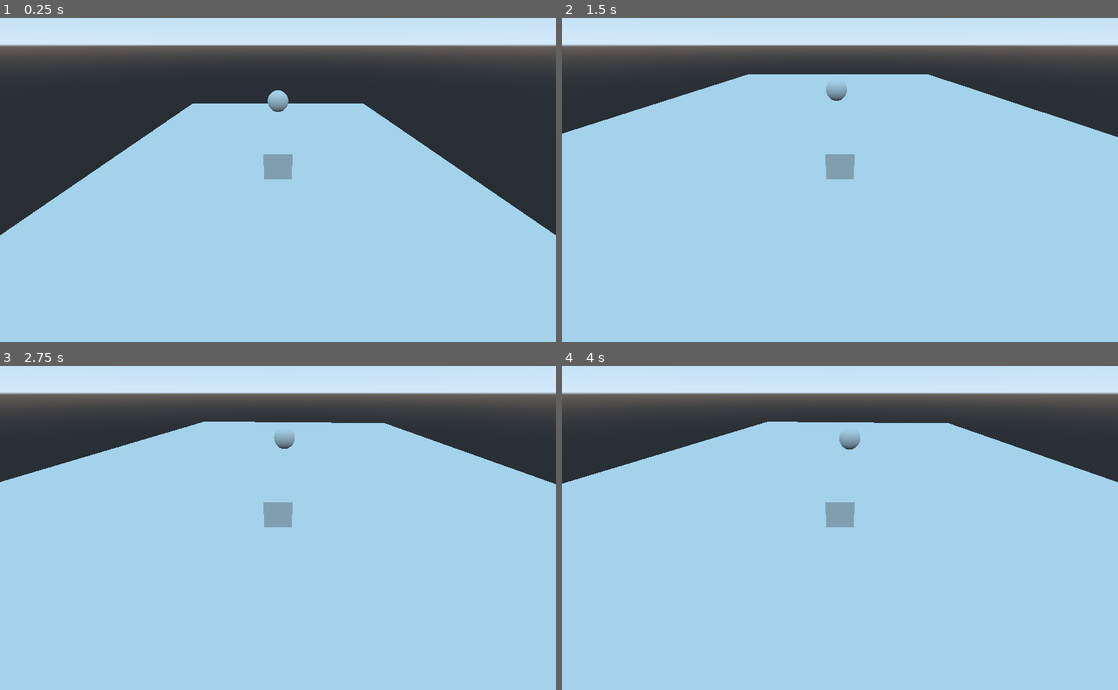
Above: before the commit, frames 1-4 (two rows, left to right).
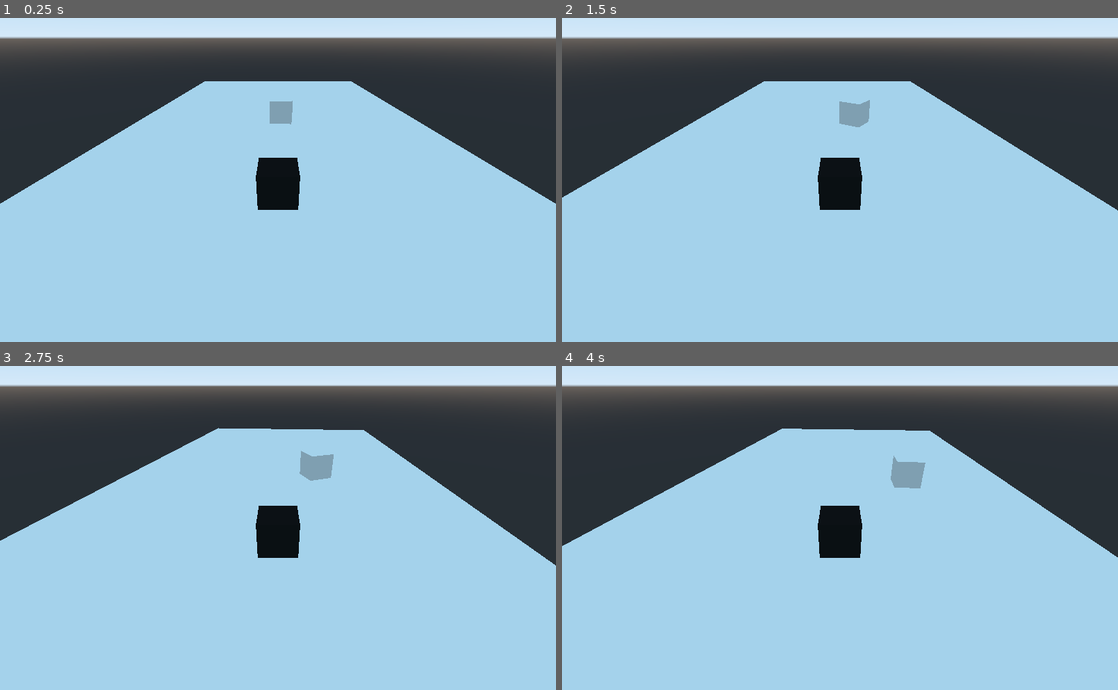
Above: after the commit, the same moments.

Repository: NoaheCampbell/GoDot-Experiments
Game: Godot game, scene res://game.tscn
Same seed, same stepped clock (60 frames per second), same inputs: the game is played once before the commit and once after it.
Inputs:
- Up to frame 1 (0.25 s): no input
- Up to frame 2 (1.5 s): tap Enter at 0.5 s; hold D 0.53-1.28 s; tap Q at 0.6 s; hold S from 1.28 s (still down); tap E at 1.35 s
- Up to frame 3 (2.75 s): release S at 2.03 s; hold D from 2.03 s (still down); tap Q at 2.1 s
- Up to frame 4 (4 s): release D at 2.78 s; hold W 2.78-3.53 s; tap E at 2.85 s; hold A from 3.53 s (still down); tap Q at 3.6 s

The runs differ from the first frame. In frame 1, 11% of the frame differs, in the area x 0-100%, y 5-67%; in frame 2, 15%; in frame 3, 15%, in the area x 0-100%, y 5-62%; in frame 4, 15%.

Commit message:
Enemy moves around(poorly) and has health
Added spawning for player and enemy, and both will die when health reaches 0. The enemy has rudimentary movement that is mostly rotating around currently

Diff:
--- a/CameraMovement.gd
+++ b/CameraMovement.gd
@@ -10,17 +10,12 @@
 var camera
 
 # Called when the node enters the scene tree for the first time.
-func _ready():
-	player = get_parent()
-	previous_player_rotation = Quat(player.global_transform.basis)
-	camera = player.get_node("Camera")
+# func _ready():
+# 	player = get_parent()
+# 	previous_player_rotation = Quat(player.global_transform.basis)
+# 	camera = player.get_node("Camera")
 
 
 # Called every frame. 'delta' is the elapsed time since the previous frame.
-# func _process(_delta):
-
-# 	var current_rotation = Quat(player.global_transform.basis)
-# 	if abs(current_rotation.x - previous_player_rotation.x) > 0.5 || abs(current_rotation.z - previous_player_rotation.z) > 0.5:
-# 		previous_player_rotation = current_rotation
-# 		camera.rotate_x(-current_rotation.x)
-# 		camera.rotate_z(-current_rotation.z)
+func _process(_delta):
+	pass
--- /dev/null
+++ b/EnemyCollision.gd
@@ -0,0 +1,51 @@
+extends RigidBody
+
+
+# Declare member variables here. Examples:
+# var a = 2
+# var b = "text"
+
+var health
+
+# Called when the node enters the scene tree for the first time.
+func _ready():
+	contact_monitor = true
+	set_max_contacts_reported(10)
+	health = 3
+
+
+# Called every frame. 'delta' is the elapsed time since the previous frame.
+#func _process(delta):
+#	pass
+
+
+func _on_Enemy_body_entered(body:Node):
+
+	if body.get_name() == "Player":
+		decrement_health()
+
+
+func decrement_health():
+	health -= 1
+	if health < 0:
+		die()
+
+func die():
+	queue_free()
+
+func get_direction(direction):
+	direction = direction as String
+	direction = direction.to_lower()
+
+	if direction == "forward":
+		return Vector3.FORWARD
+	elif direction == "backward":
+		return Vector3.BACK
+	elif direction == "left":
+		return Vector3.LEFT
+	elif direction == "right":
+		return Vector3.RIGHT
+	elif direction == "up":
+		return Vector3.UP
+	elif direction == "down":
+		return Vector3.DOWN
--- /dev/null
+++ b/EnemyMovement.gd
@@ -0,0 +1,75 @@
+extends CSGBox
+
+
+# Declare member variables here. Examples:
+# var a = 2
+# var b = "text"
+
+var player
+var player_position
+var player_rotation
+var move_speed
+var rotate_speed
+var enemy_node
+var target_position
+var enemy_scale
+var game_scene
+
+# Called when the node enters the scene tree for the first time.
+func _ready():
+	player = get_node("/root/Game/Player")
+	player_position = player.get_position()
+	player_rotation = player.get_rotation()
+	move_speed = .5
+	rotate_speed = .5
+	enemy_scale = Vector3(0.25, 0.25, 0.25)
+
+	enemy_node = get_parent()
+	enemy_node = enemy_node as Node
+
+	game_scene = get_tree().get_current_scene()
+
+# Called every frame. 'delta' is the elapsed time since the previous frame.
+func _process(delta):
+
+	if game_scene.has_node("/root/Game/Player"):
+		move_enemy(delta)
+		position_check()
+	else:
+		pass
+
+func move_enemy(delta):
+	player_position = player.get_position()
+	player_rotation = player.get_rotation()
+
+	var direction_to_player = enemy_node.get_global_transform().origin.direction_to(player_position)
+	var dot_product = direction_to_player.dot(enemy_node.get_direction("forward"))
+
+	# print(dot_product)
+
+	if dot_product > 0:
+		if dot_product <= 0.5:
+			target_position = player_position
+			# enemy_node.translate(target_position * move_speed * delta)
+			turn_to_player()
+		elif dot_product >= 0.9:
+			target_position = player_position
+			enemy_node.translate(target_position * move_speed * delta)
+			turn_to_player()
+	else:
+		target_position = enemy_node.get_direction("forward")
+		enemy_node.translate(target_position * move_speed * delta)
+		turn_to_player()
+
+func position_check():
+	if enemy_node.global_transform.origin.y <= -5:
+		enemy_node.decrement_health()
+
+func turn_to_player():
+	var global_position = enemy_node.global_transform.origin
+	var global_rotation = enemy_node.global_transform.basis.orthonormalized()
+	var wtransform = enemy_node.global_transform.looking_at(Vector3(player_position.x, global_position.y, player_position.z),
+					 enemy_node.get_direction("up"))
+	var wrotation = Quat(global_rotation).slerp(wtransform.basis.orthonormalized(), 1)
+
+	global_transform = Transform(Basis(wrotation), global_transform.origin)
--- a/PlayerCollision.gd
+++ b/PlayerCollision.gd
@@ -24,4 +24,4 @@
 func check_position():
 	var player_position = player_node.get_position()
 	if player_position.y < -5:
-		player_node.die()
+		player_node.decrement_health()
--- a/PlayerMovement.gd
+++ b/PlayerMovement.gd
@@ -6,12 +6,16 @@
 var move_speed = 5
 var rotate_speed = 5
 var player_node
+var health
+var player_scale = Vector3(2, 6, 2)
 
 # Called when the node enters the scene tree for the first time.
 func _ready():
 	contact_monitor = true
 	set_max_contacts_reported(10)
 	player_node = get_parent()
+	health = 3
+	scale = player_scale
 
 func move_forward(_delta_time):
 	# Applies force to the node
@@ -58,12 +62,18 @@
 
 func _on_RigidBody_body_entered(body:Node):
 	if body.get_name() == "Enemy":
-		die()
-	# else:
-	# 	print(body.get_name())
+		decrement_health()
+
 
 func get_position():
 	return get_translation()
 
 func die():
-	player_node.queue_free()
+	queue_free()
+
+func decrement_health():
+	if health > 0:
+		health -= 1
+		translate(Vector3(0, 0, 2))
+	else:
+		die()
--- a/Spawner.gd
+++ b/Spawner.gd
@@ -7,18 +7,34 @@
 
 var player_node
 var enemy_node
+var game_scene
 
 # Called when the node enters the scene tree for the first time.
 func _ready():
+	game_scene = get_tree().get_current_scene()
+
 	var player_scene = load("res://player.tscn")
 	var player = player_scene.instance()
 	add_child(player)
-	player.translate(Vector3(0, 0, 2))
+	player.translate(Vector3(0, 10, 2))
+
+	player_node = player.get_node("Player")
+	var player_parent = player_node.get_parent()
+	player_parent.remove_child(player_node)
+	game_scene.add_child(player_node)
+
 
 	var enemy_scene = load("res://enemy.tscn")
-	enemy_node = enemy_scene.instance()
-	add_child(enemy_node)
-	enemy_node.translate(Vector3(0, 0, -2))
+	var enemy = enemy_scene.instance()
+	add_child(enemy)
+	enemy.translate(Vector3(0, 10, -10))
+
+	enemy_node = enemy.get_node("Enemy")
+	var enemy_parent = enemy_node.get_parent()
+	enemy_parent.remove_child(enemy_node)
+	game_scene.add_child(enemy_node)
+	enemy_node.rotate_y(180)
+
 
 # Called every frame. 'delta' is the elapsed time since the previous frame.
 #func _process(delta):
--- a/enemy.tscn
+++ b/enemy.tscn
@@ -1,15 +1,21 @@
-[gd_scene load_steps=2 format=2]
+[gd_scene load_steps=4 format=2]
 
-[sub_resource type="SphereShape" id=1]
+[ext_resource path="res://EnemyCollision.gd" type="Script" id=1]
+[ext_resource path="res://EnemyMovement.gd" type="Script" id=2]
+
+[sub_resource type="BoxShape" id=1]
 
 [node name="Spatial" type="Spatial"]
 
 [node name="Enemy" type="RigidBody" parent="."]
-
-[node name="CSGSphere" type="CSGSphere" parent="Enemy"]
-transform = Transform( 0.271401, 0, 0, 0, 0.271401, 0, 0, 0, 0.271401, 0, 0, 0 )
-rings = 15
+script = ExtResource( 1 )
 
 [node name="CollisionShape" type="CollisionShape" parent="Enemy"]
-transform = Transform( 0.271401, 0, 0, 0, 0.271401, 0, 0, 0, 0.271401, 0, 0, 0 )
+transform = Transform( 0.108379, 0, 0, 0, 0.108379, 0, 0, 0, 0.108379, 0, 0, 0 )
 shape = SubResource( 1 )
+
+[node name="CSGBox" type="CSGBox" parent="Enemy"]
+transform = Transform( 0.108379, 0, 0, 0, 0.108379, 0, 0, 0, 0.108379, 0, 0, 0 )
+script = ExtResource( 2 )
+
+[connection signal="body_entered" from="Enemy" to="Enemy" method="_on_Enemy_body_entered"]
--- a/game.tscn
+++ b/game.tscn
@@ -5,6 +5,7 @@
 [sub_resource type="BoxShape" id=1]
 
 [node name="Game" type="Spatial"]
+transform = Transform( 3.16865, 0, 0, 0, 1, 0, 0, 0, 3.16865, 0, 0, 0 )
 script = ExtResource( 1 )
 
 [node name="KinematicBody" type="KinematicBody" parent="."]
@@ -16,7 +17,7 @@
 use_collision = true
 
 [node name="CollisionShape" type="CollisionShape" parent="KinematicBody"]
-transform = Transform( 4.63049, 0, 0, 0, 0.150798, 0, 0, 0, 8.76784, 0, 0.0714447, 0 )
+transform = Transform( 4.63049, 0, 0, 0, 0.323953, 0, 0, 0, 8.76784, 0, 0.473259, 0 )
 shape = SubResource( 1 )
 __meta__ = {
 "_editor_description_": ""
--- a/player.tscn
+++ b/player.tscn
@@ -2,26 +2,29 @@
 
 [ext_resource path="res://PlayerMovement.gd" type="Script" id=1]
 [ext_resource path="res://PlayerCollision.gd" type="Script" id=2]
-[ext_resource path="res://CameraMovement.gd" type="Script" id=3]
+
+[sub_resource type="SpatialMaterial" id=2]
+albedo_color = Color( 0, 0, 0, 1 )
 
 [sub_resource type="BoxShape" id=1]
 
 [node name="Spatial" type="Spatial"]
+transform = Transform( 1.83684, 0, 0, 0, 1.83684, 0, 0, 0, 1.83684, 0, 0, 0 )
 
 [node name="Player" type="RigidBody" parent="."]
 contact_monitor = true
 script = ExtResource( 1 )
 
 [node name="CSGBox" type="CSGBox" parent="Player"]
-transform = Transform( 0.148091, 0, 0, 0, 0.148091, 0, 0, 0, 0.148091, 0, 0.17314, 0 )
+transform = Transform( 0.15, 0, 0, 0, 0.15, 0, 0, 0, 0.15, 0, 0, 0 )
+material = SubResource( 2 )
 script = ExtResource( 2 )
 
 [node name="CollisionShape" type="CollisionShape" parent="Player"]
-transform = Transform( 0.163396, 0, 0, 0, 0.166519, 0, 0, 0, 0.163396, 0, 0.163605, 0 )
+transform = Transform( 0.15, 0, 0, 0, 0.15, 0, 0, 0, 0.15, 0, 0, 0 )
 shape = SubResource( 1 )
 
 [node name="Camera" type="Camera" parent="Player"]
-transform = Transform( 1, 0, 0, 0, 0.866025, 0.5, 0, -0.5, 0.866025, -2.98023e-08, 1.27583, 2.30739 )
-script = ExtResource( 3 )
+transform = Transform( 0.544412, 0, 0, 0, 0.471475, 0.272206, 0, -0.272206, 0.471475, 0, 1, 1.5 )
 
 [connection signal="body_entered" from="Player" to="Player" method="_on_RigidBody_body_entered"]
